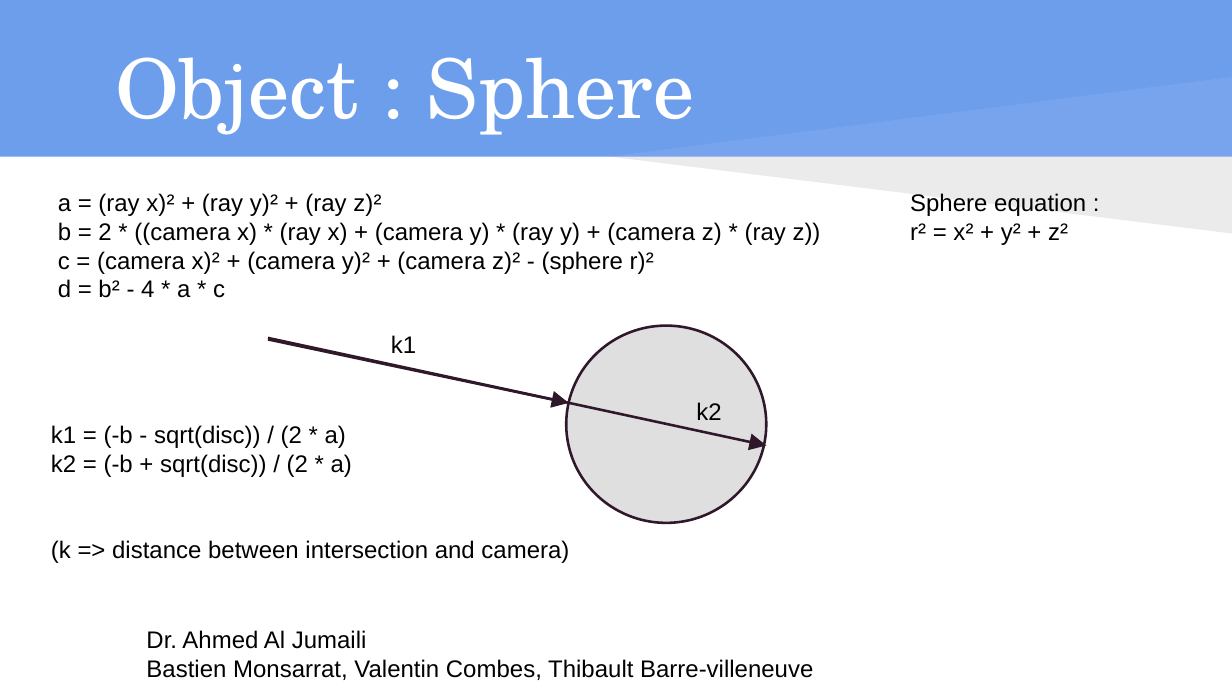
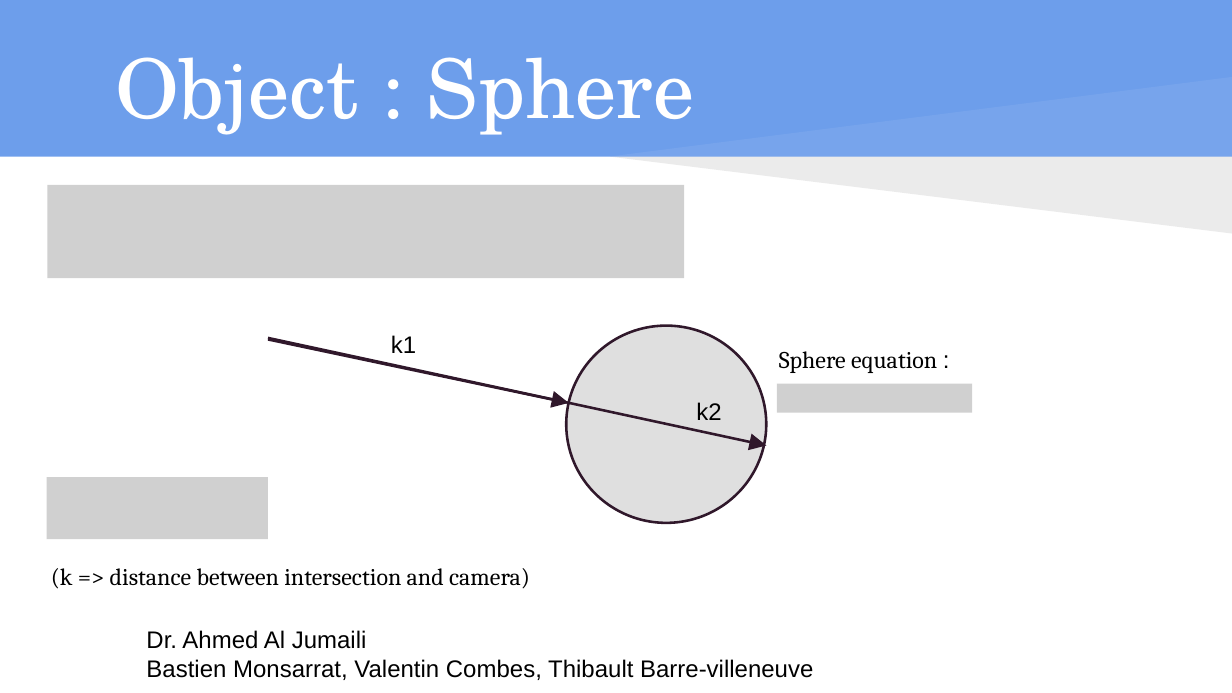
Before and after one commit to isundil/drt, a slide deck: slide 13 of Presentation DS - drt.pptx (slide 9 before the commit). Drawn at 1232x693 pixels with LibreOffice and Linux fonts; fonts in the diff are those of the drawing; grey boxes stand for pictures. Boxes give left, top, right and bottom in pixels: in the first picture for what was removed or moved away, otherwise in the second. Text is boxed around its words. In the diff, an @@ line names an element or a change of style, - is before the commit and + after.

```diff
--- a/Presentation DS - drt.pptx
+++ b/Presentation DS - drt.pptx
@@ picture added at [48, 185, 685, 278] @@
@@ text removed at [58, 193, 821, 298] @@
-a = (ray x)² + (ray y)² + (ray z)²
-b = 2 * ((camera x) * (ray x) + (camera y) * (ray y) + (camera z) * (ray z))
-c = (camera x)² + (camera y)² + (camera z)² - (sphere r)²
-d = b² - 4 * a * c
@@ text at [910, 223, 1068, 245]: paragraph removed @@
-r² = x² + y² + z²
@@ text "Sphere equation :" at [779, 351, 937, 373]: font Arial to Cambria @@
@@ text "Sphere equation :": place and size @@
-text "Sphere equation :" at [910, 193, 1086, 245]
+text "Sphere equation :" at [779, 351, 937, 373]
@@ picture added at [777, 383, 972, 413] @@
@@ text at [51, 425, 352, 477]: paragraphs removed @@
-k1 = (-b - sqrt(disc)) / (2 * a)
-k2 = (-b + sqrt(disc)) / (2 * a)
@@ picture added at [47, 477, 269, 538] @@
@@ text "(k => distance between intersection ...": place and size @@
-text "(k => distance between intersection ..." at [51, 425, 569, 563]
+text "(k => distance between intersection ..." at [51, 568, 530, 589]
@@ text "(k => distance between intersection ..." at [51, 568, 530, 589]: font Arial to Cambria @@
```
Also in this commit, not shown: 7 other slides changed, 9 slides added, 4 slides removed.
